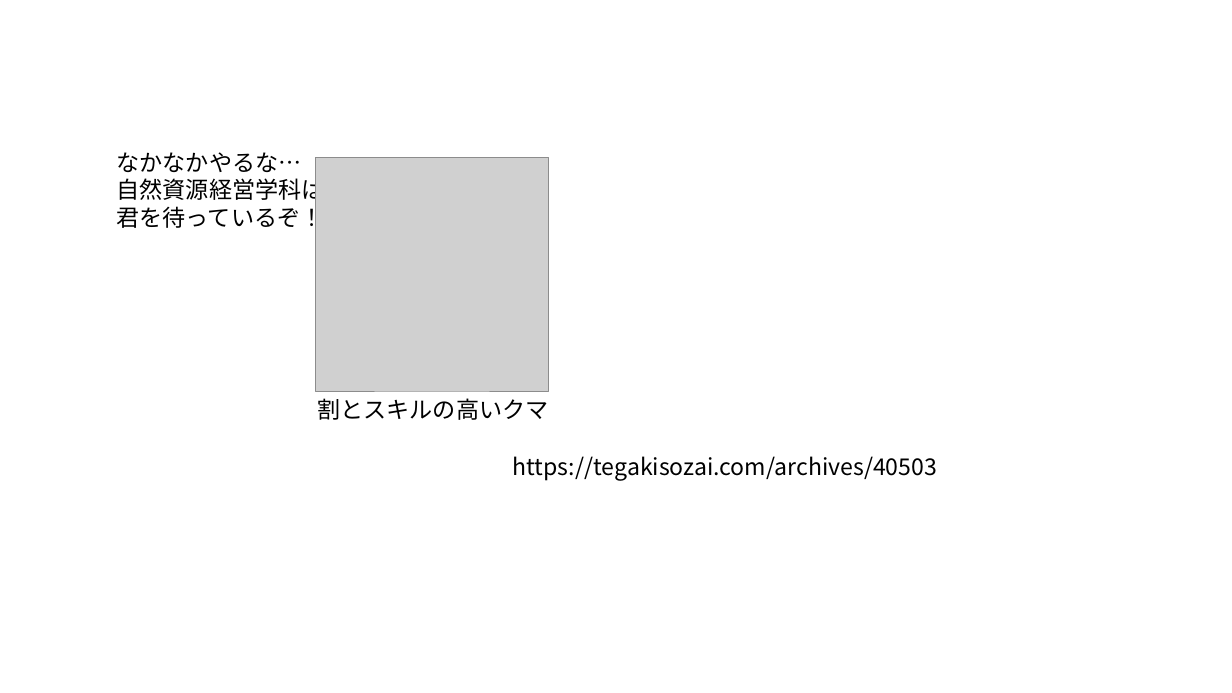
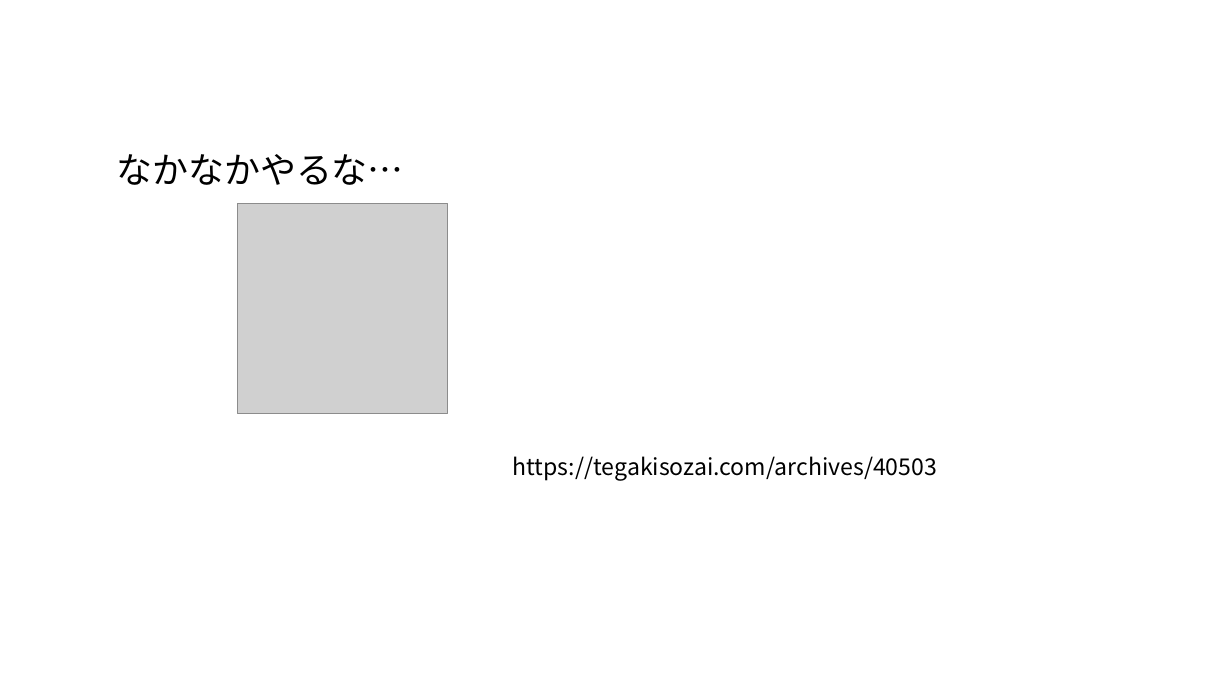
Before and after one commit to oyamadashin/stream_quiz_app, a slide deck: slide 2 of resources/design_files/画像作成.pptx. Drawn at 1232x693 pixels with LibreOffice and Linux fonts; fonts in the diff are those of the drawing; grey boxes stand for pictures. Boxes give left, top, right and bottom in pixels: in the first picture for what was removed or moved away, otherwise in the second. Text is boxed around its words. In the diff, an @@ line names an element or a change of style, - is before the commit and + after.

```diff
--- a/resources/design_files/画像作成.pptx
+++ b/resources/design_files/画像作成.pptx
@@ text "なかなかやるな…" at [117, 154, 404, 185]: size 18 to 28 pt @@
@@ text at [117, 175, 325, 232]: paragraph removed @@
-自然資源経営学科は
-君を待っているぞ！
@@ picture: place and size @@
-picture at [315, 157, 549, 391]
+picture at [238, 203, 448, 414]
@@ text removed at [317, 398, 548, 420] @@
-割とスキルの高いクマ
```
Also in this commit, not shown: 3 other slides changed, 15 other files.
